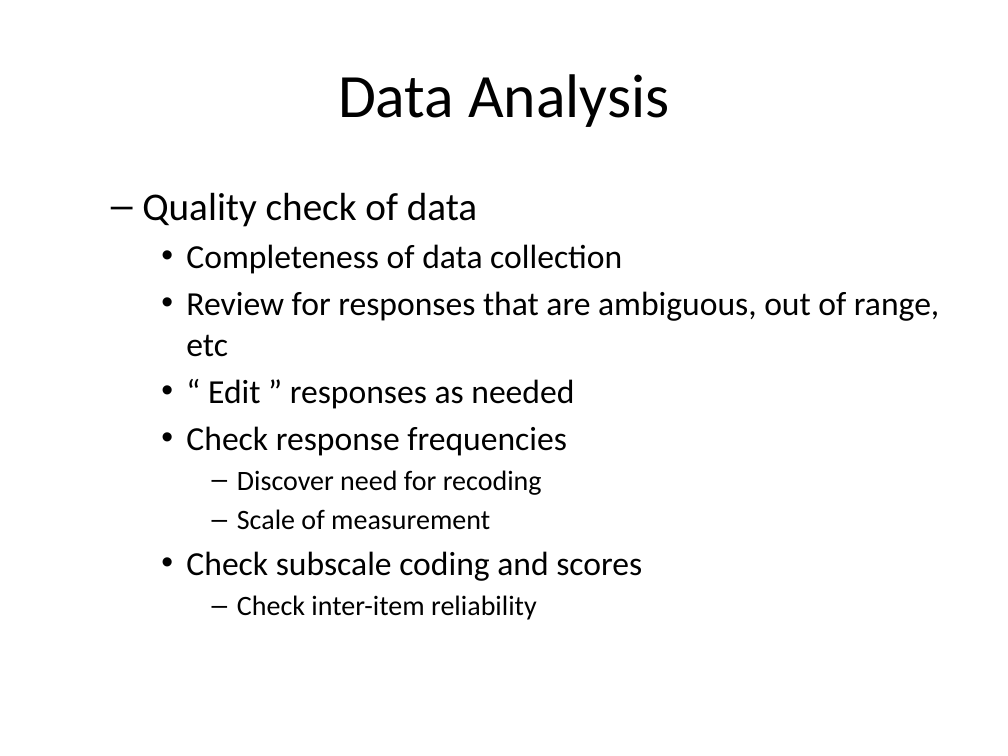
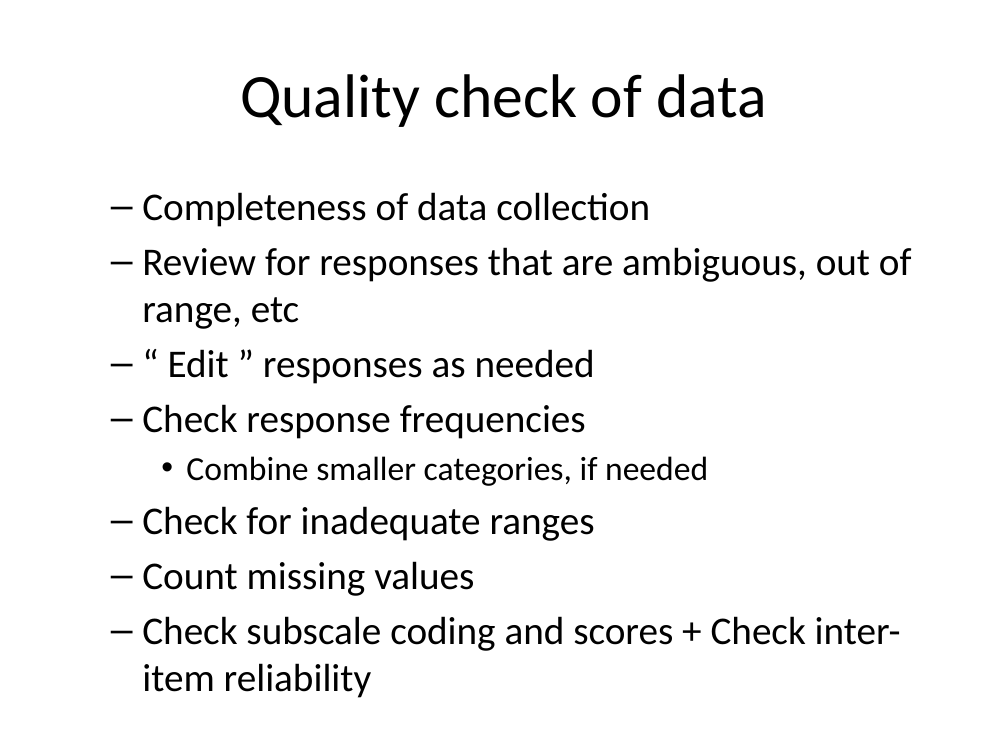
Before and after one commit to classes-medb/5510, a slide deck: slide 8 of src/video-13-statistical-models.pptx (slide 10 before the commit). Drawn at 1008x756 pixels with LibreOffice and Linux fonts; fonts in the diff are those of the drawing. Boxes give left, top, right and bottom in pixels: in the first picture for what was removed or moved away, otherwise in the second. Text is boxed around its words. In the diff, an @@ line names an element or a change of style, - is before the commit and + after.

```diff
--- a/src/video-13-statistical-models.pptx
+++ b/src/video-13-statistical-models.pptx
@@ title at <box>240,74,767,127</box>: text changed @@
-Data Analysis
+Quality check of data
@@ text at <box>142,192,477,227</box>: paragraph removed @@
-  – Quality check of data
@@ text at <box>142,192,912,439</box>: size 24 to 28 pt in "Completeness of data collection", "Review for responses that are ambiguous, out ...", "“ Edit ” responses as needed", "Check response frequencies"; bullet • to –; list level 3 to 2 in "Completeness of data collection"; list level 3 to 2 in "Review for responses that are ..."; list level 3 to 2 in "“ Edit ” responses as ..."; list level 3 to 2 in "Check response frequencies" @@
@@ text at <box>142,456,901,698</box>: text changed; size 20 to 28 pt @@
-      – Discover need for recoding
-      – Scale of measurement
-    • Check subscale coding and scores
-      – Check inter-item reliability
+    • Combine smaller categories, if needed
+  – Check for inadequate ranges
+  – Count missing values
+  – Check subscale coding and scores + Check inter-item reliability
```
Also in this commit, not shown: 4 other slides changed, 10 slides added, 1 slide removed, 6 other files.
